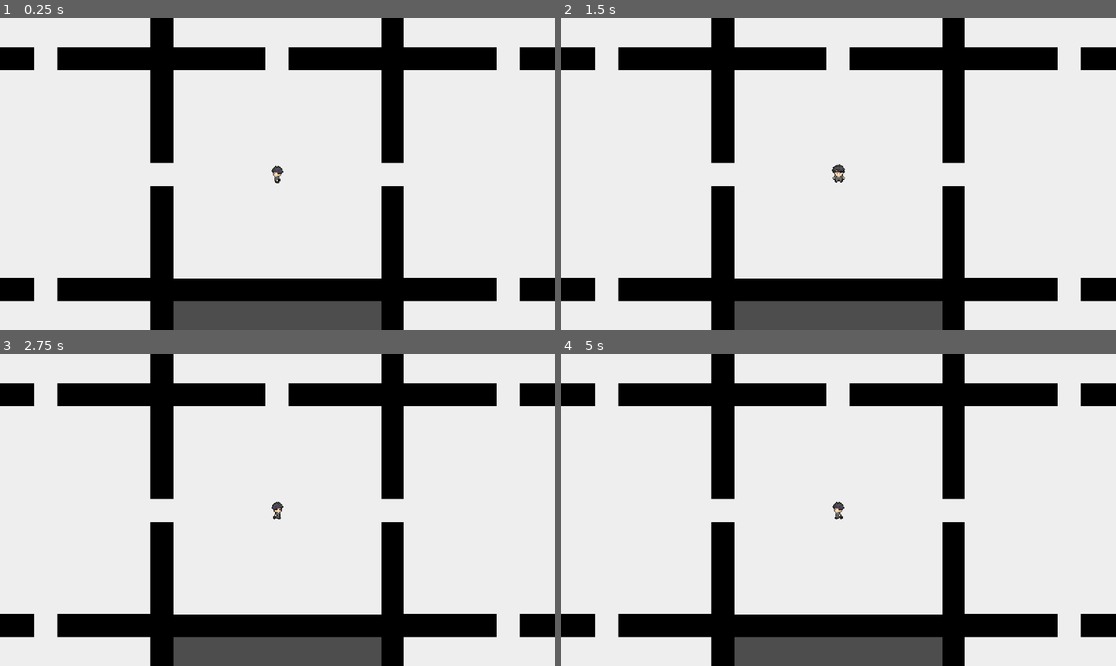
Above: before the commit, frames 1-4 (two rows, left to right).
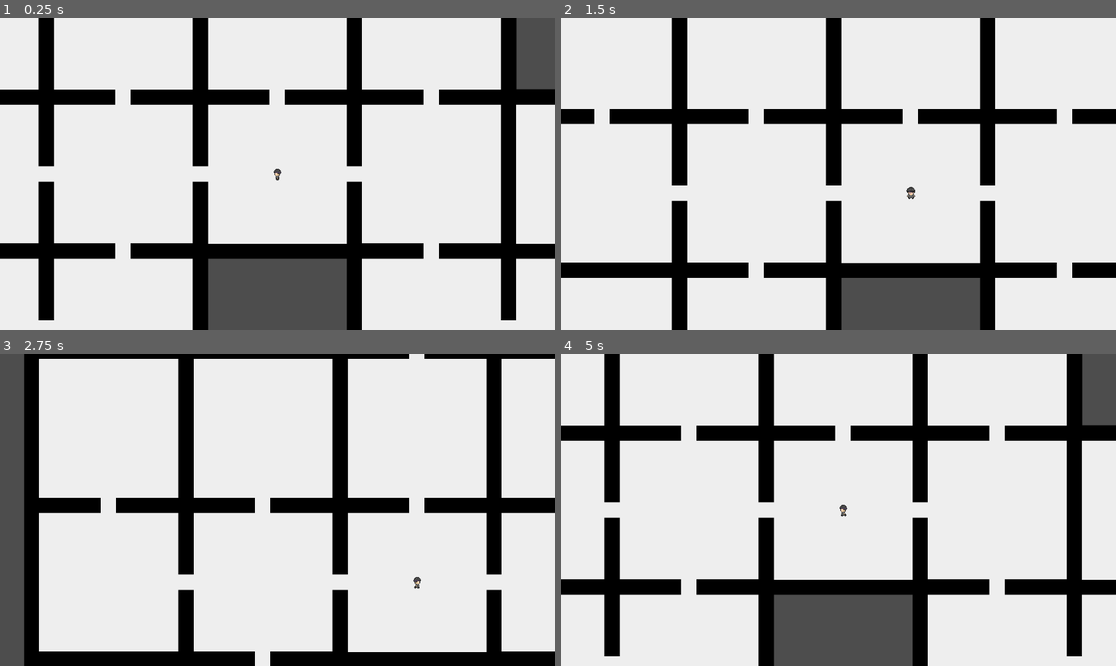
Above: after the commit, the same moments.

Repository: ruibli/Symphony-of-Sin
Game: Godot game, scene res://assets/levels/Dungeon Tester.tscn
The game is run twice, just before and just after one commit, with the same random seed, the same clock (stepped at 60 frames per second) and the same inputs.
Inputs:
- Up to frame 1 (0.25 s): no input
- Up to frame 2 (1.5 s): tap Enter at 0.5 s; hold D (move_right) 0.53-1.28 s; hold S (move_down) from 1.28 s (still down)
- Up to frame 3 (2.75 s): release S (move_down) at 2.03 s; hold D (move_right) from 2.03 s (still down)
- Up to frame 4 (5 s): release D (move_right) at 2.78 s; hold W (move_up) 2.78-3.53 s; hold A (move_left) from 3.53 s (still down)

The runs differ from the first frame. In frame 1, 39% of the frame differs, in the area x 0-100%, y 0-100%; in frame 2, 34%; in frame 3, 41%; in frame 4, 39%.

Commit message:
it actually runs again :D

Diff:
--- a/assets/entities/nova/nova.gd
+++ b/assets/entities/nova/nova.gd
@@ -2,8 +2,11 @@
 
 signal hit
 
-@export var speed = 200 # How fast the player will move (pixels/sec).
-var screen_size # Size of the game window.
+@export var awareness = 100
+@export var speed = 200
+@export var damage = 1
+@export var attack = 1
+@export var gold = 0
 
 func _process(delta):
 	var velocity = Vector2.ZERO # The player's movement vector.
@@ -35,10 +38,5 @@
 	elif velocity.y > 0:
 		$AnimatedSprite2D.animation = "walk_down"
 
-	print(position)
-
-
-func _on_body_entered(body): #hitbox
-	hide() # Player disappears after being hit.
-	hit.emit()
-	$CollisionShape2D.set_deferred("disabled", true)
+	print("Nova:" + str(position))
+	# print("Camera:" + str(Camera2D.position))
--- a/assets/entities/nova/nova.tscn
+++ b/assets/entities/nova/nova.tscn
@@ -73,20 +73,25 @@
 [sub_resource type="CapsuleShape2D" id="CapsuleShape2D_g5e2g"]
 height = 27.0
 
-[node name="Player" type="Area2D"]
+[node name="nova" type="Area2D"]
+z_index = 1
+priority = 1
 script = ExtResource("1_wapv4")
 metadata/_edit_group_ = true
 
 [node name="AnimatedSprite2D" type="AnimatedSprite2D" parent="."]
 top_level = true
+z_index = 1
 sprite_frames = SubResource("SpriteFrames_7wltb")
 animation = &"walk_left"
 frame = 1
 frame_progress = 0.120348
 
 [node name="CollisionShape2D" type="CollisionShape2D" parent="."]
+z_index = 1
 shape = SubResource("CapsuleShape2D_g5e2g")
 
 [node name="Camera2D" type="Camera2D" parent="."]
+z_index = 1
 
 [connection signal="body_entered" from="." to="." method="_on_body_entered"]
--- a/assets/levels/Dungeon Tester.gd
+++ b/assets/levels/Dungeon Tester.gd
@@ -8,7 +8,7 @@
 
 func _ready():
 	randomize()
-	dungeon = dungeon_generation.generate(randf_range(-1000, 1000))
+	dungeon = DungeonGeneration.generate(randf_range(-1000, 1000))
 	load_map()
 
 func load_map():
--- a/assets/levels/Dungeon Tester.tscn
+++ b/assets/levels/Dungeon Tester.tscn
@@ -1,15 +1,9 @@
-[gd_scene load_steps=3 format=3 uid="uid://7nipui34ie0p"]
+[gd_scene load_steps=2 format=3 uid="uid://7nipui34ie0p"]
 
 [ext_resource type="Script" path="res://assets/levels/Dungeon Tester.gd" id="1_u1pwq"]
-[ext_resource type="PackedScene" uid="uid://cgh0hydeq3fxq" path="res://assets/entities/nova/nova.tscn" id="2_k1dvu"]
 
 [node name="Dungeon Tester" type="Node2D"]
 script = ExtResource("1_u1pwq")
 metadata/_edit_group_ = true
 
-[node name="Camera2D" type="Camera2D" parent="."]
-zoom = Vector2(1.5, 1.5)
-
 [node name="MapNode" type="Node2D" parent="."]
-
-[node name="Player" parent="." instance=ExtResource("2_k1dvu")]
--- /dev/null
+++ b/haze.gd
@@ -0,0 +1,11 @@
+extends Node
+
+
+# Called when the node enters the scene tree for the first time.
+func _ready():
+	pass # Replace with function body.
+
+
+# Called every frame. 'delta' is the elapsed time since the previous frame.
+func _process(delta):
+	pass
--- /dev/null
+++ b/haze.tscn
@@ -0,0 +1,8 @@
+[gd_scene load_steps=2 format=3 uid="uid://bs5d4k5ljjrhr"]
+
+[ext_resource type="PackedScene" uid="uid://cgh0hydeq3fxq" path="res://assets/entities/nova/nova.tscn" id="2_x1ns3"]
+
+[node name="haze" type="Node2D"]
+
+[node name="nova" parent="." instance=ExtResource("2_x1ns3")]
+priority = 0
--- a/project.godot
+++ b/project.godot
@@ -17,7 +17,8 @@
 
 [autoload]
 
-dungeon_generation="*res://assets/levels/dungeon_generation.gd"
+Haze="*res://haze.tscn"
+DungeonGeneration="*res://assets/levels/dungeon_generation.gd"
 
 [input]
 
